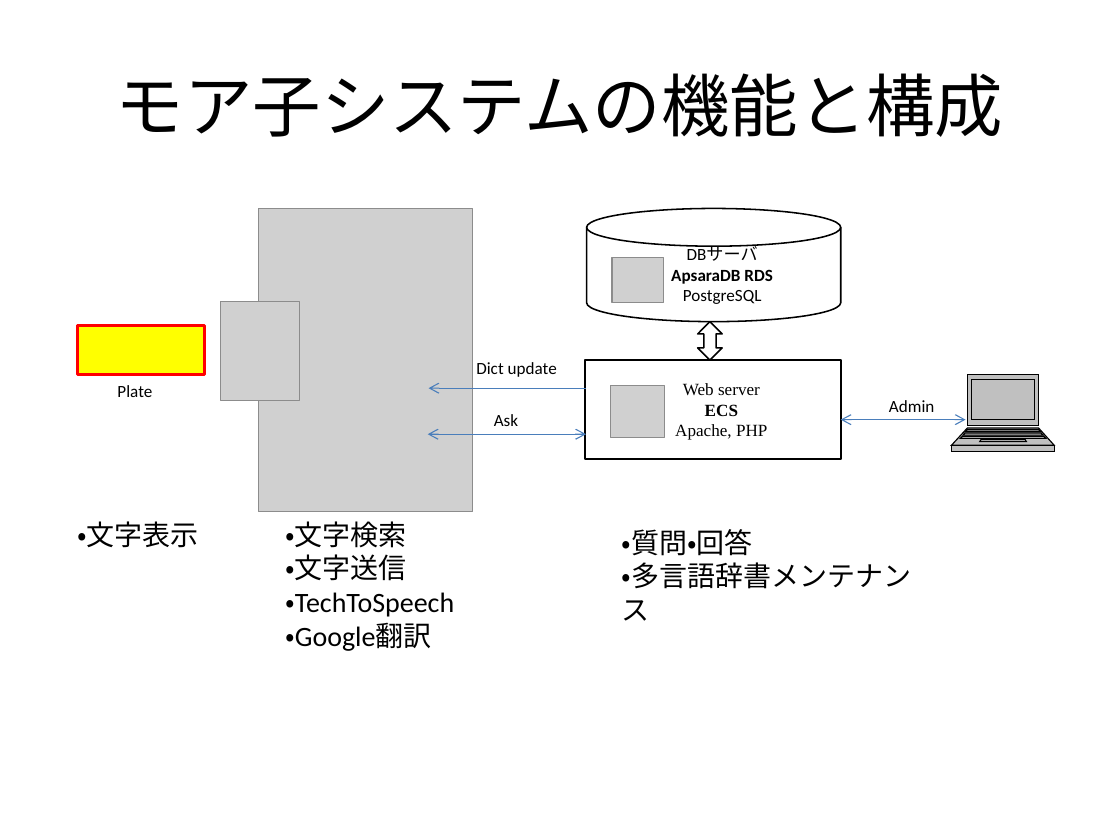
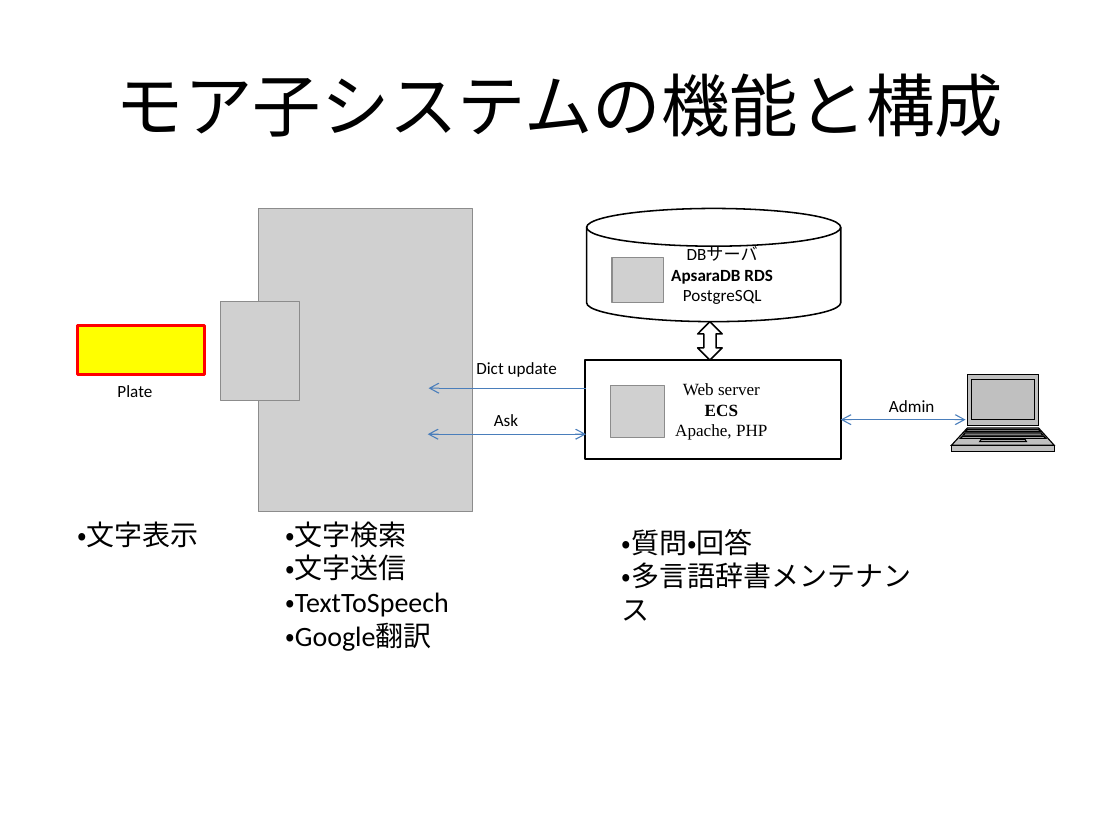
Before and after one commit to umbalaconmeogia/MoreCo, a slide deck: slide 5 of 06.Presentation/モレ子プロジェクト.pptx (slide 4 before the commit). Drawn at 1120x840 pixels with LibreOffice and Linux fonts; fonts in the diff are those of the drawing; grey boxes stand for pictures. Boxes give left, top, right and bottom in pixels: in the first picture for what was removed or moved away, otherwise in the second. Text is boxed around its words. In the diff, an @@ line names an element or a change of style, - is before the commit and + after.

Commit message:
Fix wrong text

```diff
--- a/06.Presentation/モレ子プロジェクト.pptx
+++ b/06.Presentation/モレ子プロジェクト.pptx
@@ text at [285, 592, 448, 617]: text changed @@
-・TechToSpeech
+・TextToSpeech
```
Also in this commit, not shown: 1 other slide changed, 1 slide added, 1 other file.
